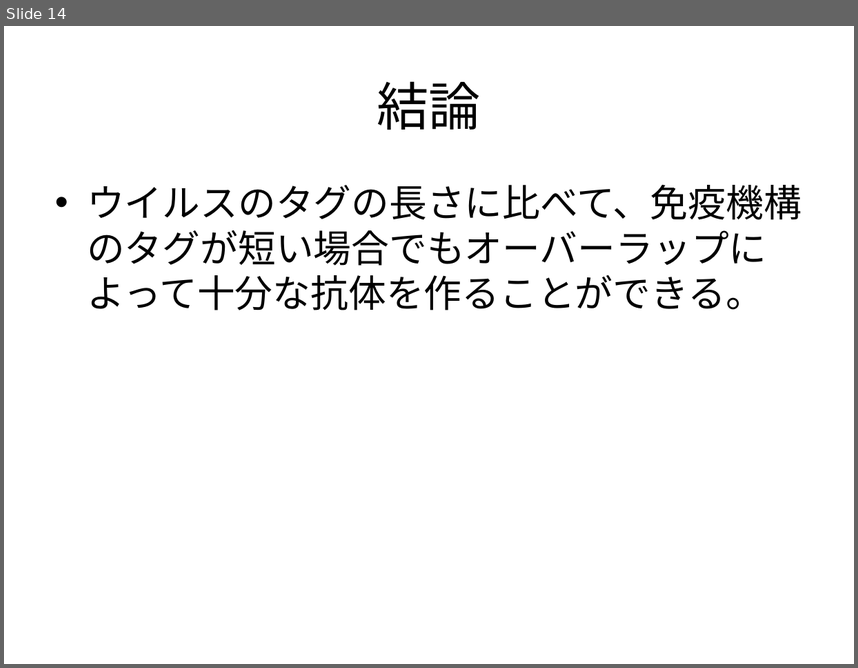
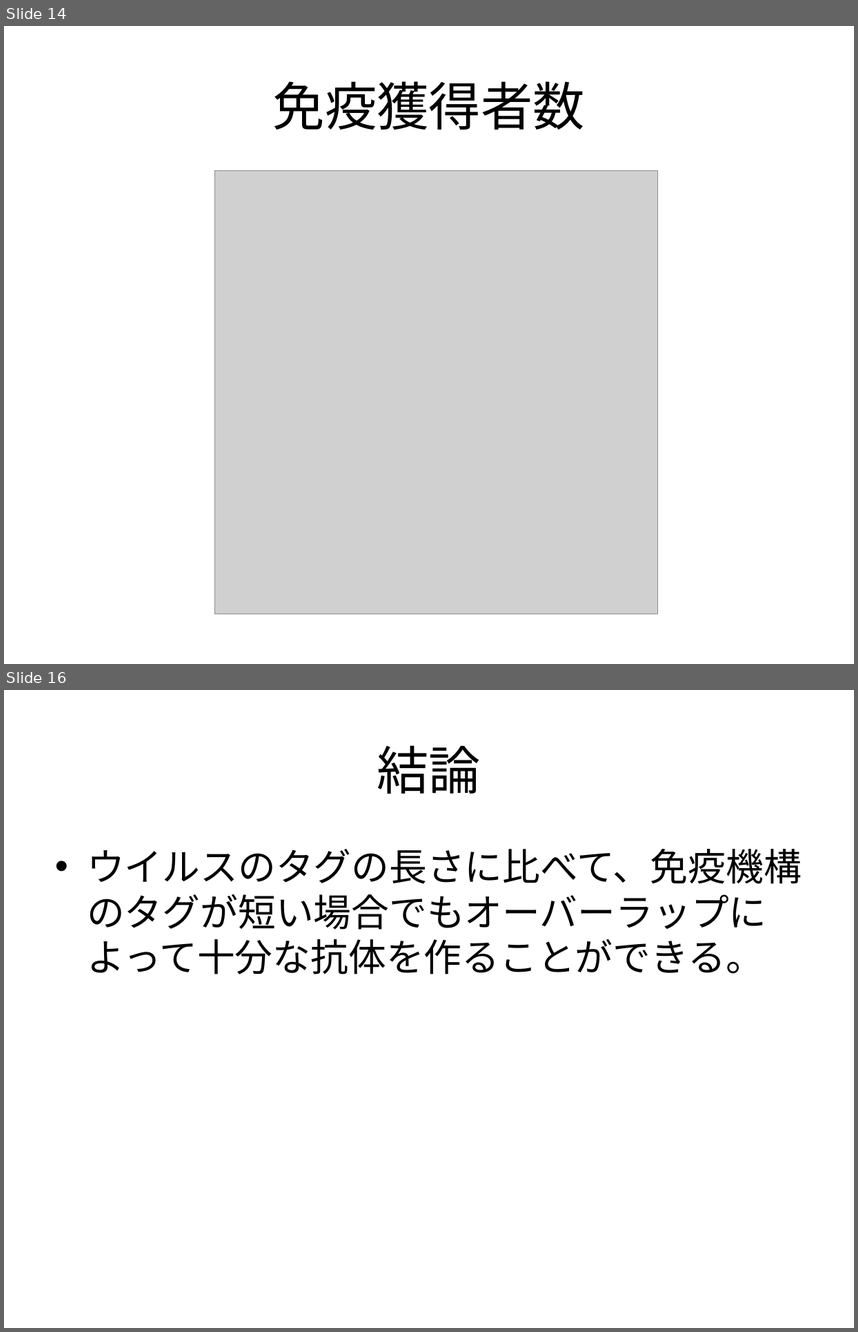
Before and after one commit to nkud/Research-BB, a slide deck: ppt/卒業研究.pptx. Shown one above the other, each under a label of ours: slide 14 before the commit, slides 14 and 16 after it; the slides between them are not shown. The pictures are 858x668 and 858x1332 pixels, drawn with LibreOffice and Linux fonts; fonts in the diff are those of the drawing; grey boxes stand for pictures. Boxes give left, top, right and bottom in pixels: in the first picture for what was removed or moved away, otherwise in the second. Text is boxed around its words. In the diff, an @@ line names an element or a change of style, - is before the commit and + after.

```diff
--- a/ppt/卒業研究.pptx
+++ b/ppt/卒業研究.pptx
@@ slide 14 added at <box>4,26,854,664</box>, background #FFFFFF @@
@@ title added at <box>273,81,585,129</box>, 44 pt, text #000000 @@
+免疫獲得者数
@@ picture added at <box>215,170,657,613</box> @@
@@ what was slide 14 is now slide 16 @@
```
Also in this commit, not shown: 4 slides changed, 2 other slides added.
